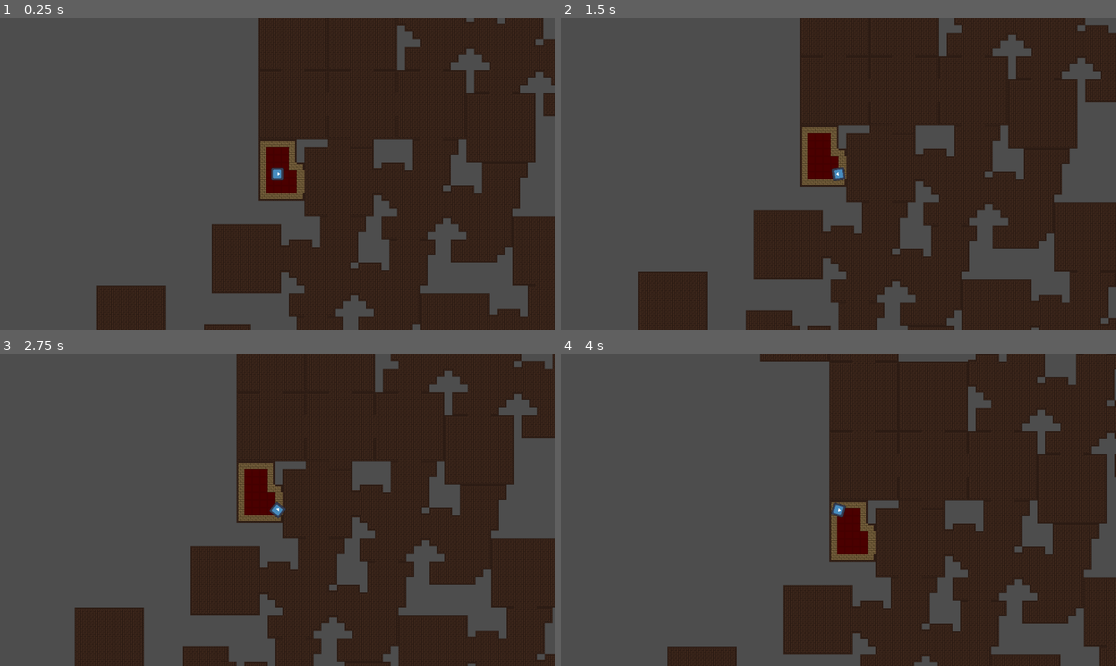
Above: before the commit, frames 1-4 (two rows, left to right).
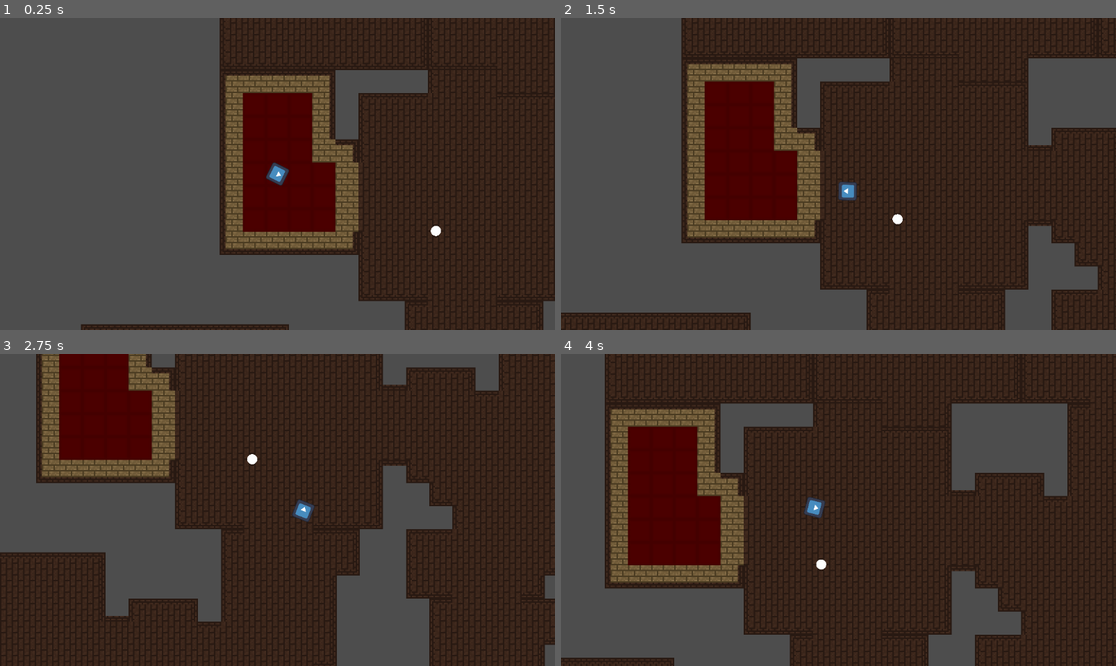
Above: after the commit, the same moments.

Repository: Rodrikk834/etromaton
Game: Godot game, scene res://scenes/main scene.tscn
Same seed, same stepped clock (60 frames per second), same inputs: the game is played once before the commit and once after it. The engine's default icon, where the game draws it, is replaced by a stand-in: a white triangle on a blue panel in a dark square.
Inputs (mouse positions are in pixels of both pictures, inside the frame that each line leads up to):
- Up to frame 1 (0.25 s): no input
- Up to frame 2 (1.5 s): tap Enter at 0.5 s; move the mouse to (960, 158) at 0.52 s; hold D (move_right) 0.53-1.28 s; tap E (interact) at 0.6 s; move the mouse to (727, 189) at 1.27 s; hold S (move_down) from 1.28 s (still down); click (727, 189) at 1.35 s
- Up to frame 3 (2.75 s): move the mouse to (333, 441) at 2.02 s; release S (move_down) at 2.03 s; hold D (move_right) from 2.03 s (still down); tap E (interact) at 2.1 s
- Up to frame 4 (4 s): move the mouse to (810, 572) at 2.77 s; release D (move_right) at 2.78 s; hold W (move_up) 2.78-3.53 s; click (810, 572) at 2.85 s; move the mouse to (1005, 556) at 3.52 s; hold A (move_left) from 3.53 s (still down); tap E (interact) at 3.6 s

The runs differ from the first frame. In frame 1, 30% of the frame differs, in the area x 14-100%, y 0-100%; in frame 2, 38%; in frame 3, 47%, in the area x 0-100%, y 0-100%; in frame 4, 47%.

Commit message:
añadir movimiento corregido
hola perra

Diff:
--- a/scenes/main scene.tscn
+++ b/scenes/main scene.tscn
@@ -39,7 +39,7 @@
 tile_set = ExtResource("3_ijdfw")
 
 [node name="Player" type="CharacterBody2D" parent="." unique_id=1272999153]
-scale = Vector2(0.2, 0.2)
+scale = Vector2(0.1, 0.1)
 script = ExtResource("2_ijdfw")
 bullet_scene = ExtResource("3_esn7u")
 
@@ -60,10 +60,12 @@
 position = Vector2(89, -1)
 
 [node name="Camera2D" type="Camera2D" parent="Player" unique_id=1317023274]
-scale = Vector2(5, 5)
+zoom = Vector2(3, 3)
+position_smoothing_enabled = true
 
 [node name="Item" type="Area2D" parent="." unique_id=424996310]
-position = Vector2(833, 325)
+position = Vector2(110, 39)
+scale = Vector2(0.1, 0.1)
 script = ExtResource("4_jb6a7")
 
 [node name="Sprite2D" type="Sprite2D" parent="Item" unique_id=16205054]
--- a/scenes/taser_ray.tscn
+++ b/scenes/taser_ray.tscn
@@ -8,6 +8,7 @@
 height = 96.0
 
 [node name="TaserRay" type="Area2D" unique_id=1344959060]
+scale = Vector2(0.1, 0.1)
 script = ExtResource("1_4m7up")
 
 [node name="Sprite2D" type="Sprite2D" parent="." unique_id=954910912]
--- a/scripts/player.gd
+++ b/scripts/player.gd
@@ -1,6 +1,6 @@
 extends CharacterBody2D
 
-@export var move_speed: float = 250.0
+@export var move_speed: float = 100
 @export var bullet_scene: PackedScene
 
 var nearby_item = null
Not shown: 1 places in scenes/main scene.tscn that only renumber resources
Not shown: 1 places in scenes/taser_ray.tscn that only renumber resources
